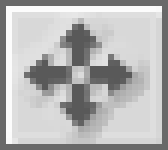
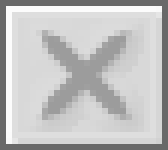
Layered file, before and after one edit (168x150). Changes by layer:
painted on "Gradient Map 2" over 18, 18, 150, 132
showed "Shape 4", opacity 100% → 35%, masked it over 36, 30, 132, 120
hid "Shape 3", masked it over 24, 18, 138, 132
masked "Shape 7" over 12, 12, 150, 138
masked "Shape 1" over 12, 12, 150, 144
